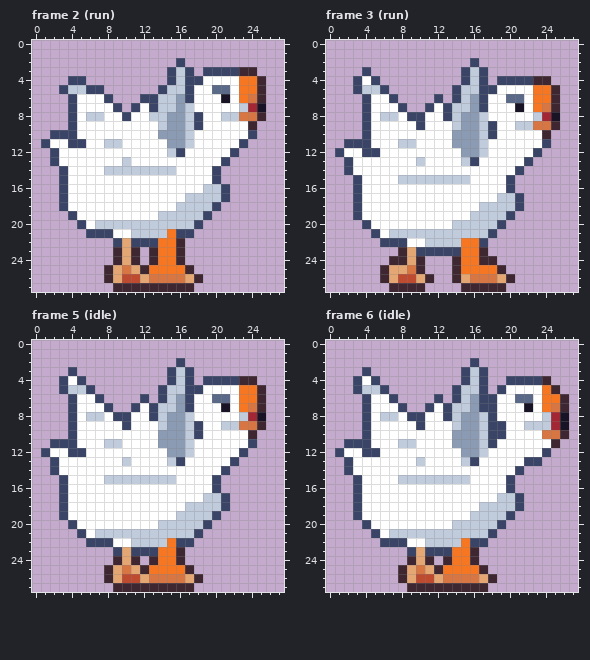
Two states of a pixel-art file, art/encounters/goose@50.aseprite. Above: the version before the commit.
28x28 pixels, 8 frames. Shown: frame 2 (run), frame 3 (run), frame 5 (idle), frame 6 (idle). The commit also changed other frames, which this record leaves out.
The result:
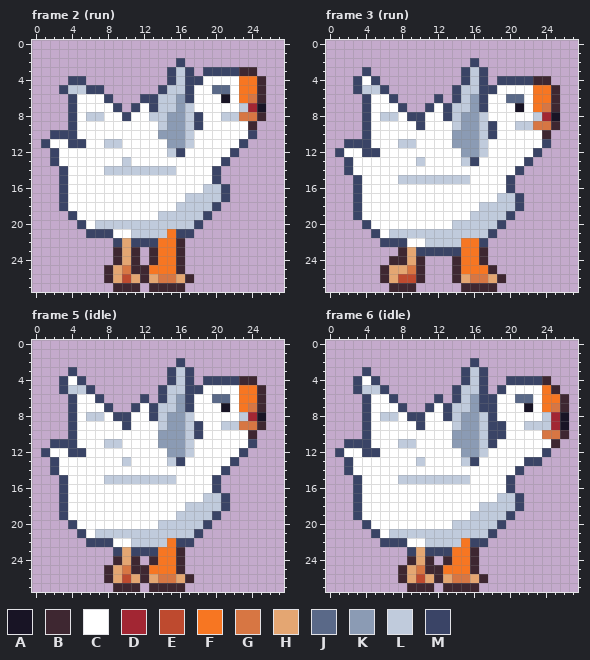
Palette (. is transparent): A #181425  B #3e2731  C #ffffff  D #a22633  E #be4a2f  F #f77622  G #d77643  H #e4a672  J #5a6988  K #8b9bb4  L #c0cbdc  M #3a4466
The exact change:
--- frame 2 (run)
@@ x 9..20 @@
 24 BHB.BFFB....
-25 HGHBFFFFB...
-26 HEEHGGGGHB..
-27 BBBBBBBBB...
+25 HGBBFFFB....
+26 HEHBHGGHB...
+27 BBB.BBBB....
--- frame 3 (run)
@@ x 8..22 @@
 23 BHMMMMMFFB.....
-24 BHB...BFFBB....
-25 HGB...BFFFFB...
-26 EEHB..BHGGGHB..
-27 BBB....BBBBB...
+24 BHB...BFFB.....
+25 HGB...BFFFB....
+26 EEB...BHGGHB...
+27 BB.....BBBB....
--- frame 5 (idle): the same change as frame 2 (run)
--- frame 6 (idle): the same change as frame 2 (run)
Where, in picture pixels (left, top, right, bottom), the same in both pictures:
changed: (131, 265, 203, 292)
changed: (488, 256, 515, 292)
changed: (416, 274, 434, 292)
changed: (131, 565, 203, 592)
changed: (425, 565, 497, 592)
